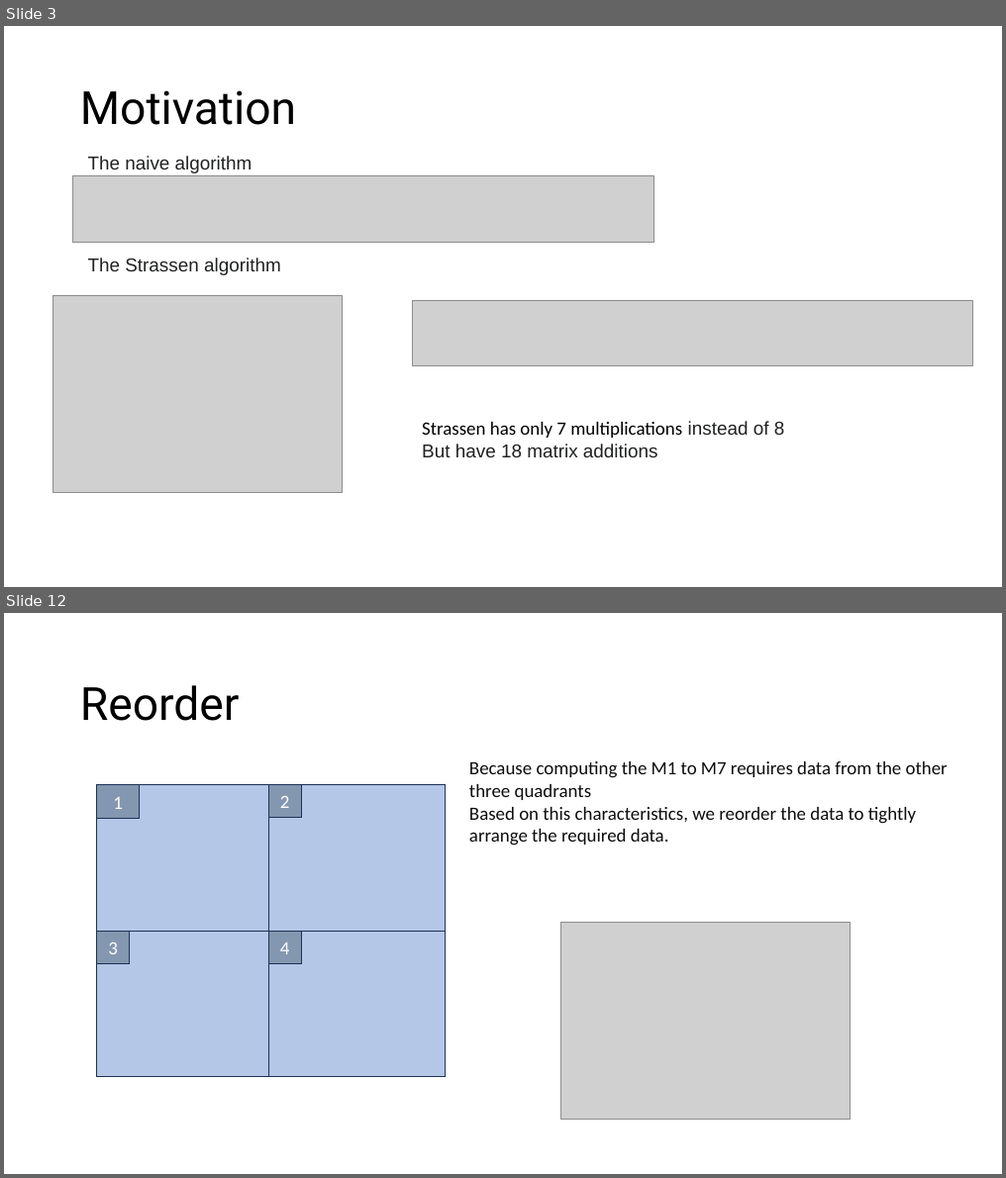
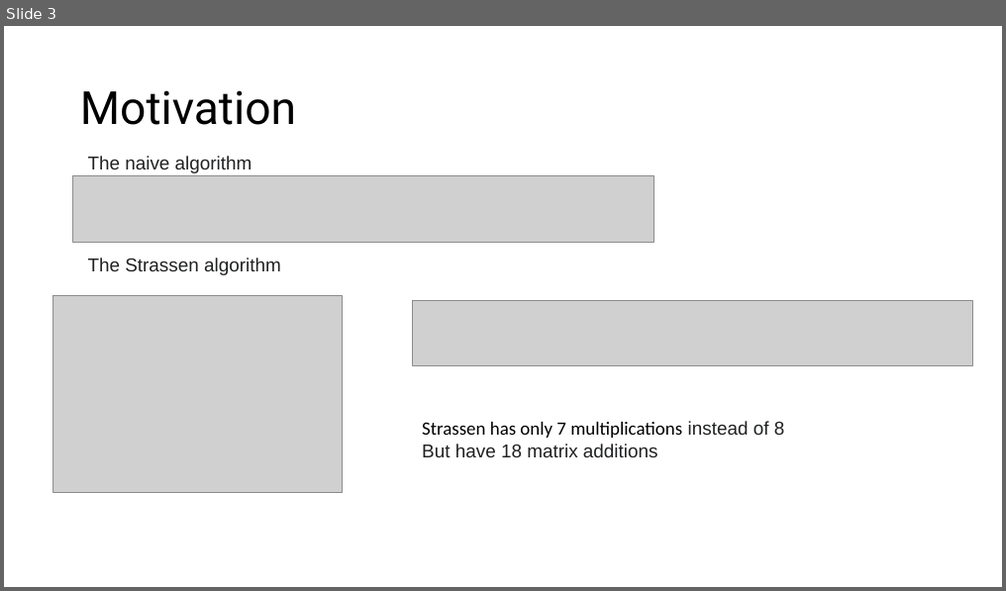
Before and after one commit to LukeLIN-web/CS345, a slide deck: project/finalpre.pptx. Shown one above the other, each under a label of ours: slides 3 and 12 before the commit, slide 3 after it; the slides between them are not shown. The pictures are 1006x1178 and 1006x591 pixels, drawn with LibreOffice and Linux fonts; fonts in the diff are those of the drawing; grey boxes stand for pictures. Boxes give left, top, right and bottom in pixels: in the first picture for what was removed or moved away, otherwise in the second. Text is boxed around its words. In the diff, an @@ line names an element or a change of style, - is before the commit and + after.

```diff
--- a/project/finalpre.pptx
+++ b/project/finalpre.pptx
@@ slide 12 removed at bbox=[4, 613, 1002, 1174], background #FFFFFF @@
@@ text removed at bbox=[80, 685, 240, 721] @@
-Reorder
@@ rectangle removed at bbox=[97, 785, 269, 932] @@
@@ rectangle removed at bbox=[97, 785, 140, 819] @@
-1
@@ rectangle removed at bbox=[268, 785, 445, 932] @@
@@ rectangle removed at bbox=[268, 785, 301, 818] @@
-2
@@ text removed at bbox=[469, 761, 947, 846] @@
-Because computing the M1 to M7 requires data from the other three quadrants
-Based on this characteristics, we reorder the data to tightly arrange the required data.
@@ rectangle removed at bbox=[97, 932, 269, 1078] @@
@@ rectangle removed at bbox=[97, 932, 130, 964] @@
-3
@@ rectangle removed at bbox=[268, 932, 445, 1077] @@
@@ rectangle removed at bbox=[268, 932, 301, 964] @@
-4
@@ picture removed at bbox=[561, 923, 849, 1120] @@
```
Also in this commit, not shown: 9 slides changed, 9 slides added, 3 other slides removed, 3 other files.
